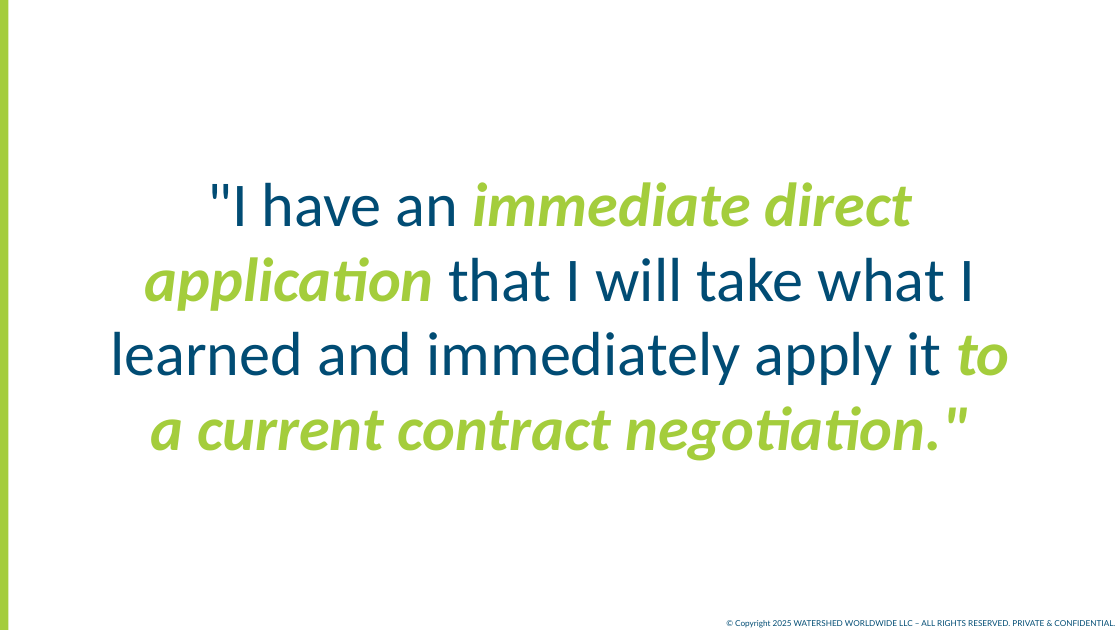
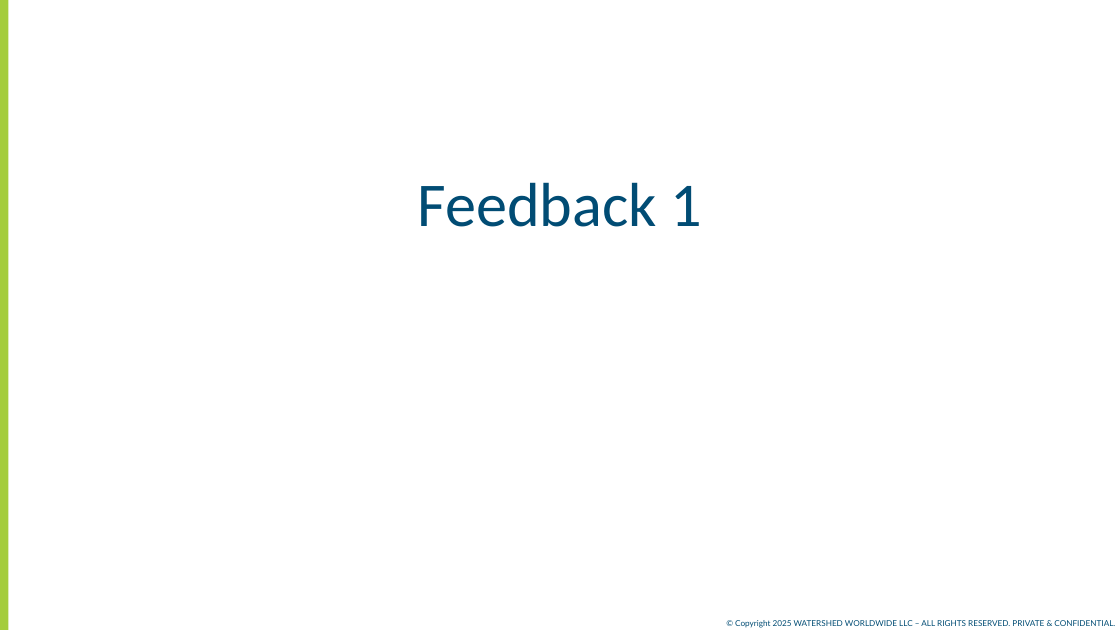
Before and after one commit to Careers-Portfolio/Joe-Don-Altamarino, a slide deck: slide 2 of ER - 02-10-26 - MPC - AOP2 (Marcelo)(5335).pptx. Drawn at 1120x630 pixels with LibreOffice and Linux fonts; fonts in the diff are those of the drawing. Boxes give left, top, right and bottom in pixels: in the first picture for what was removed or moved away, otherwise in the second. Text is boxed around its words. In the diff, an @@ line names an element or a change of style, - is before the commit and + after.

```diff
--- a/ER - 02-10-26 - MPC - AOP2 (Marcelo)(5335).pptx
+++ b/ER - 02-10-26 - MPC - AOP2 (Marcelo)(5335).pptx
@@ text at <box>417,182,702,227</box>: text changed; text colour #A4CD3C to #014C74; bold off; italic off @@
-"I have an immediate direct application that I will take what I learned and immediately apply it to a current contract negotiation."
+Feedback 1
```
Also in this commit, not shown: 4 other slides changed, 10 other files.
